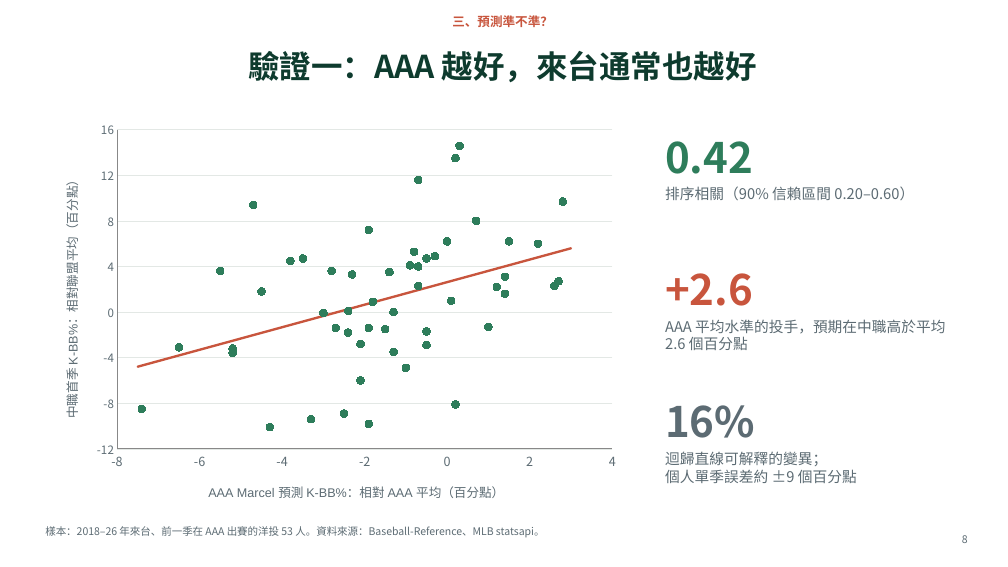
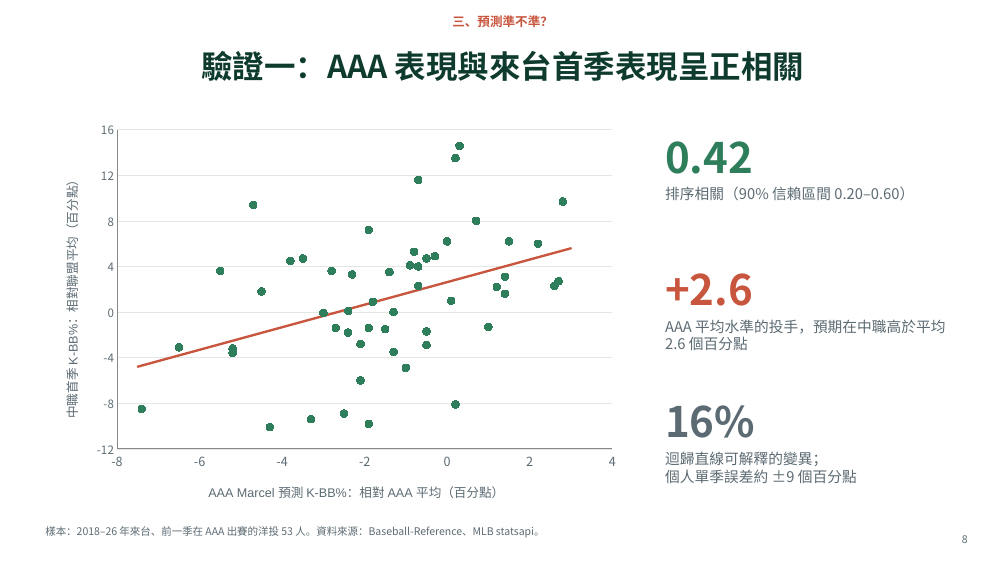
Before and after one commit to ms0683436/sbar-2026-competition, a slide deck: slide 8 of slides/洋將簽約建議_2026_故事版.pptx. Drawn at 1008x567 pixels with LibreOffice and Linux fonts; fonts in the diff are those of the drawing. Boxes give left, top, right and bottom in pixels: in the first picture for what was removed or moved away, otherwise in the second. Text is boxed around its words. In the diff, an @@ line names an element or a change of style, - is before the commit and + after.

```diff
--- a/slides/洋將簽約建議_2026_故事版.pptx
+++ b/slides/洋將簽約建議_2026_故事版.pptx
@@ title at <box>201,51,804,81</box>: text changed @@
-驗證一：AAA 越好，來台通常也越好
+驗證一：AAA 表現與來台首季表現呈正相關
```
Also in this commit, not shown: 1 other slide changed, 1 other file.
